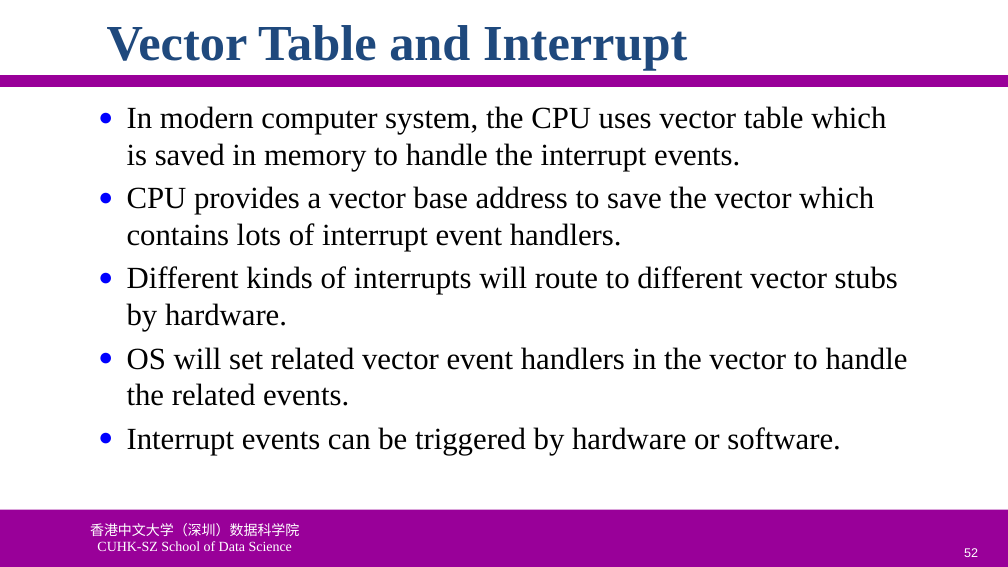
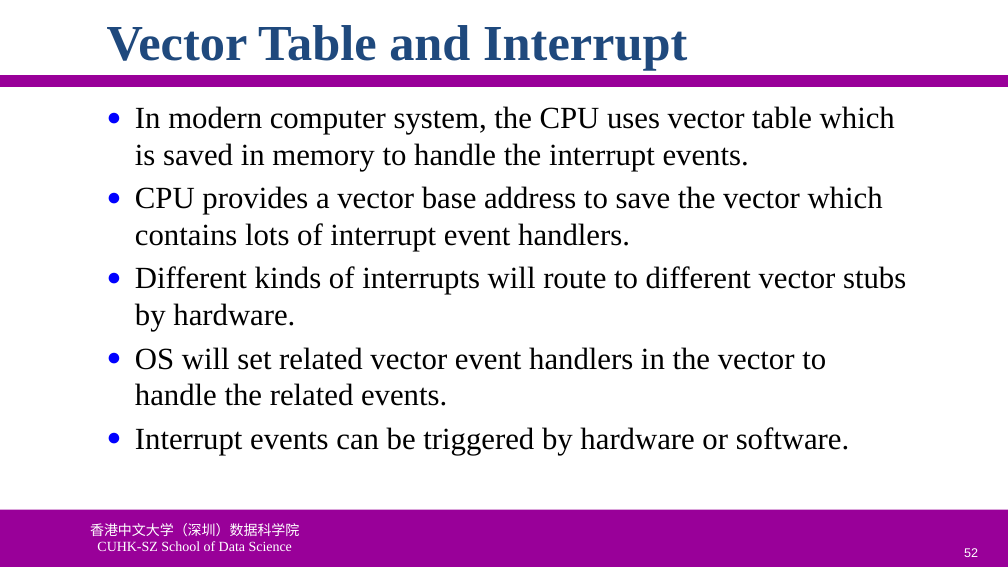
Before and after one commit to ychung1103/ychung1103.github.io, a slide deck: slide 52 of Slides/CSC6103/VT-03 CPU Virtualization.pptx. Drawn at 1008x567 pixels with LibreOffice and Linux fonts; fonts in the diff are those of the drawing; background and template pictures are left out. Boxes give left, top, right and bottom in pixels: in the first picture for what was removed or moved away, otherwise in the second. Text is boxed around its words. In the diff, an @@ line names an element or a change of style, - is before the commit and + after.

```diff
--- a/Slides/CSC6103/VT-03 CPU Virtualization.pptx
+++ b/Slides/CSC6103/VT-03 CPU Virtualization.pptx
@@ text "In modern computer system, the ..." rewrapped from (127, 106, 908, 455) to (135, 106, 906, 455) @@
```
Also in this commit, not shown: 11 other slides changed, 2 other files.
